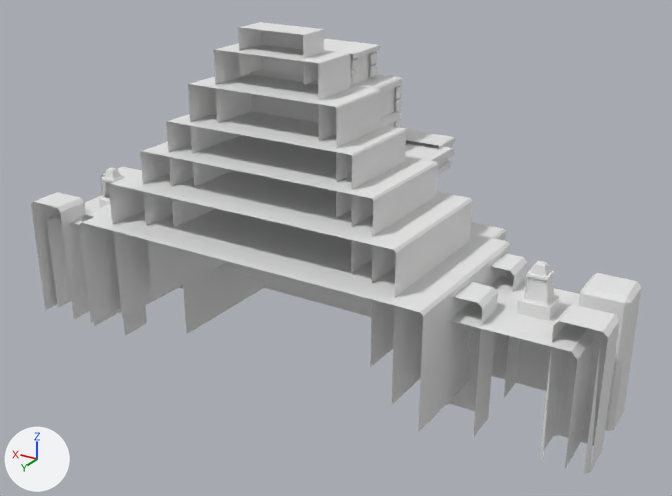
Renders of the OBJ model mge_v18_student_version/assets/mge/models/BackgroundModels/bigTemple.obj from each side of a commit.
Both versions are drawn from a camera (50 mm lens) standing at (-7.61, 11.68, 8.43) and looking at (-0.45, -0.26, 2.47). The axes (+X, +Y, +Z) are drawn at lower left. The lights are the same throughout. Where no turn or scale is listed for an object, it has been applied to the vertices. Vertices at the same position are counted once.

In view in the first picture: 'bigTemple'.
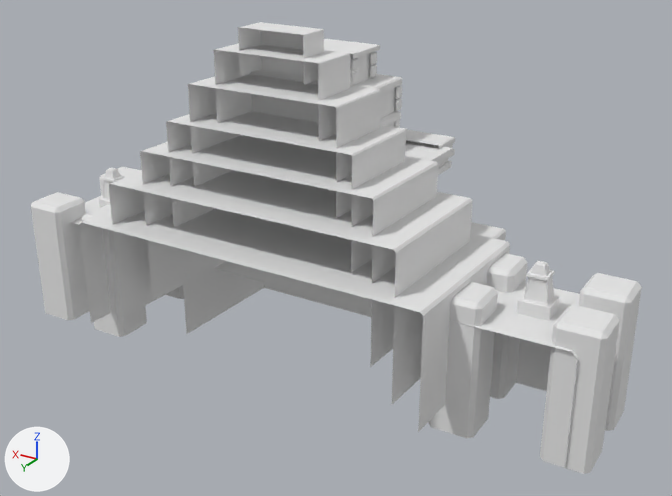
Pixel boxes (x1, y1, x2, y2) of what changed, in the pictures (672 x 496 px):
part 1 of me_bigtemple, added
    after: (31, 175, 608, 474)

Patch to the scene script:
```diff
--- a/mge_v18_student_version/assets/mge/models/BackgroundModels/bigTemple.obj.py
+++ b/mge_v18_student_version/assets/mge/models/BackgroundModels/bigTemple.obj.py
@@ me_bigtemple @@
 # used by ob_bigtemple; location = (0.0, 0.0, 0.0)
-me_bigtemple.from_pydata(...)  # 2643 vertices, 4210 faces; spans x -5.17..4.98, y -2.47..1.77, z 0.09..6.05
+me_bigtemple.from_pydata(...)  # 2663 vertices, 4275 faces; spans x -5.17..4.98, y -2.47..1.77, z 0.09..6.05
+# me_bigtemple part 1
+# 3 vertices are added at (-3.38, -0.27, 2.64), (-3.38, -0.27, 0.55), (-4.52, 0.91, 2.64)
+# 8 new vertices lie (0.0, 0.07, -0.08) away from vertices in x -3.39..4.9, y -0.51..1.21, z 2.72
+# 9 new vertices lie (0.0, 0.0, -2.09) away from vertices in x -3.39..4.9, y -0.44..1.28, z 2.64
+# 65 new faces join them
 me_bigtemple.materials.append(mat_initialshadinggroup)
```
